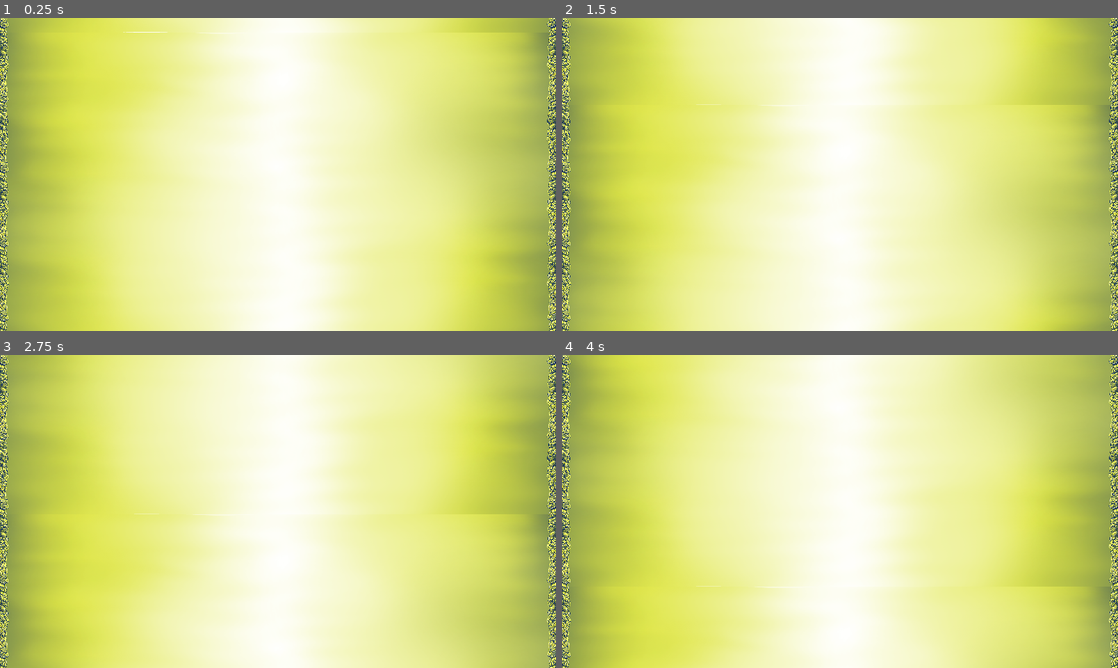
Above: before the commit, frames 1-4 (two rows, left to right).
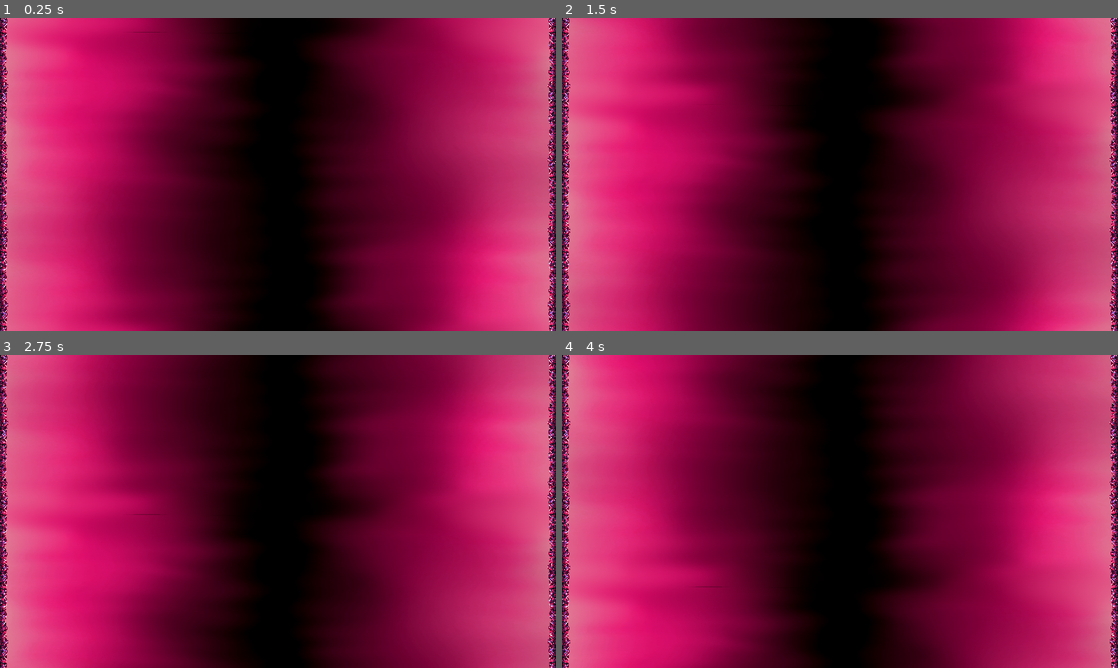
Above: after the commit, the same moments.

Repository: Seblis/Weaponized
Game: Godot game, scene res://levels/background/parallax_background.tscn
Two runs of this game, one before a commit and one after it. Both use one fixed random seed, a clock stepped at 60 frames per second and the inputs below. The project has no main scene, so this scene is started directly.
Inputs (mouse positions are in pixels of both pictures, inside the frame that each line leads up to):
- Up to frame 1 (0.25 s): no input
- Up to frame 2 (1.5 s): move the mouse to (962, 158) at 0.52 s; hold D (move_right) 0.53-1.28 s; hold Space (fire) 0.53-1.28 s; move the mouse to (728, 190) at 1.27 s; hold S (move_down) from 1.28 s (still down); tap Space (fire) at 1.35 s
- Up to frame 3 (2.75 s): move the mouse to (333, 442) at 2.02 s; release S (move_down) at 2.03 s; hold D (move_right) from 2.03 s (still down); hold Space (fire) from 2.03 s (still down)
- Up to frame 4 (4 s): move the mouse to (812, 574) at 2.77 s; release D (move_right) at 2.78 s; release Space (fire) at 2.78 s; hold W (move_up) 2.78-3.53 s; tap Space (fire) at 2.85 s; move the mouse to (1006, 558) at 3.52 s; hold A (move_left) from 3.53 s (still down); hold Space (fire) from 3.53 s (still down)

The runs differ from the first frame. In frame 1, 100% of the frame differs, in the area x 0-100%, y 0-100%; in frame 2, 100%; in frame 3, 100%; in frame 4, 100%.

Commit message:
Updated looping backgrounds
added new backgrounds which now loop correctly,
fixed some variables types to not rely on "preload" files

Diff:
--- a/levels/background/parallax_background.gd
+++ b/levels/background/parallax_background.gd
@@ -1,7 +1,7 @@
 extends ParallaxBackground
 
 # if changed remember to update the preload file location path
-@export var background_texture = preload("res://levels/background/Acid_BG.png")
+@export var background_texture: CompressedTexture2D
 @export var frame_texture: CompressedTexture2D
 @export var slide_speed = 200
 
--- a/levels/background/parallax_background.tscn
+++ b/levels/background/parallax_background.tscn
@@ -1,18 +1,18 @@
 [gd_scene load_steps=4 format=3 uid="uid://b2bou7crdj5ri"]
 
 [ext_resource type="Script" path="res://levels/background/parallax_background.gd" id="1_kiemq"]
-[ext_resource type="Texture2D" uid="uid://bbgeadrbj7bdy" path="res://levels/background/Acid_BG.png" id="2_6splg"]
-[ext_resource type="Texture2D" uid="uid://bfdfeqrsqguwa" path="res://levels/background/Acid_Side_BG.png" id="2_bo6i0"]
+[ext_resource type="Texture2D" uid="uid://b3x3uclsm0fxa" path="res://levels/background/Ruby_BG.png" id="2_dnvik"]
+[ext_resource type="Texture2D" uid="uid://fvu4j3k30g14" path="res://levels/background/RUBY biom_BG.png" id="3_1dv22"]
 
 [node name="ParallaxBackground" type="ParallaxBackground"]
 script = ExtResource("1_kiemq")
-frame_texture = ExtResource("2_bo6i0")
+background_texture = ExtResource("2_dnvik")
+frame_texture = ExtResource("3_1dv22")
 
 [node name="ParallaxLayer" type="ParallaxLayer" parent="."]
 motion_mirroring = Vector2(1920, 1080)
 
 [node name="Sprite2D" type="Sprite2D" parent="ParallaxLayer"]
-texture = ExtResource("2_6splg")
 centered = false
 region_enabled = true
 region_rect = Rect2(0, 0, 1920, 1080)
Binary file changed: levels/background/Acid_BG.png
Not shown, changed: levels/background/Acid_BG.png.import
Binary file changed: levels/background/Ruby_BG.png
Not shown, changed: levels/background/Ruby_BG.png.import
Binary file changed: levels/background/Void_BG.png
Not shown, changed: levels/background/Void_BG.png.import
